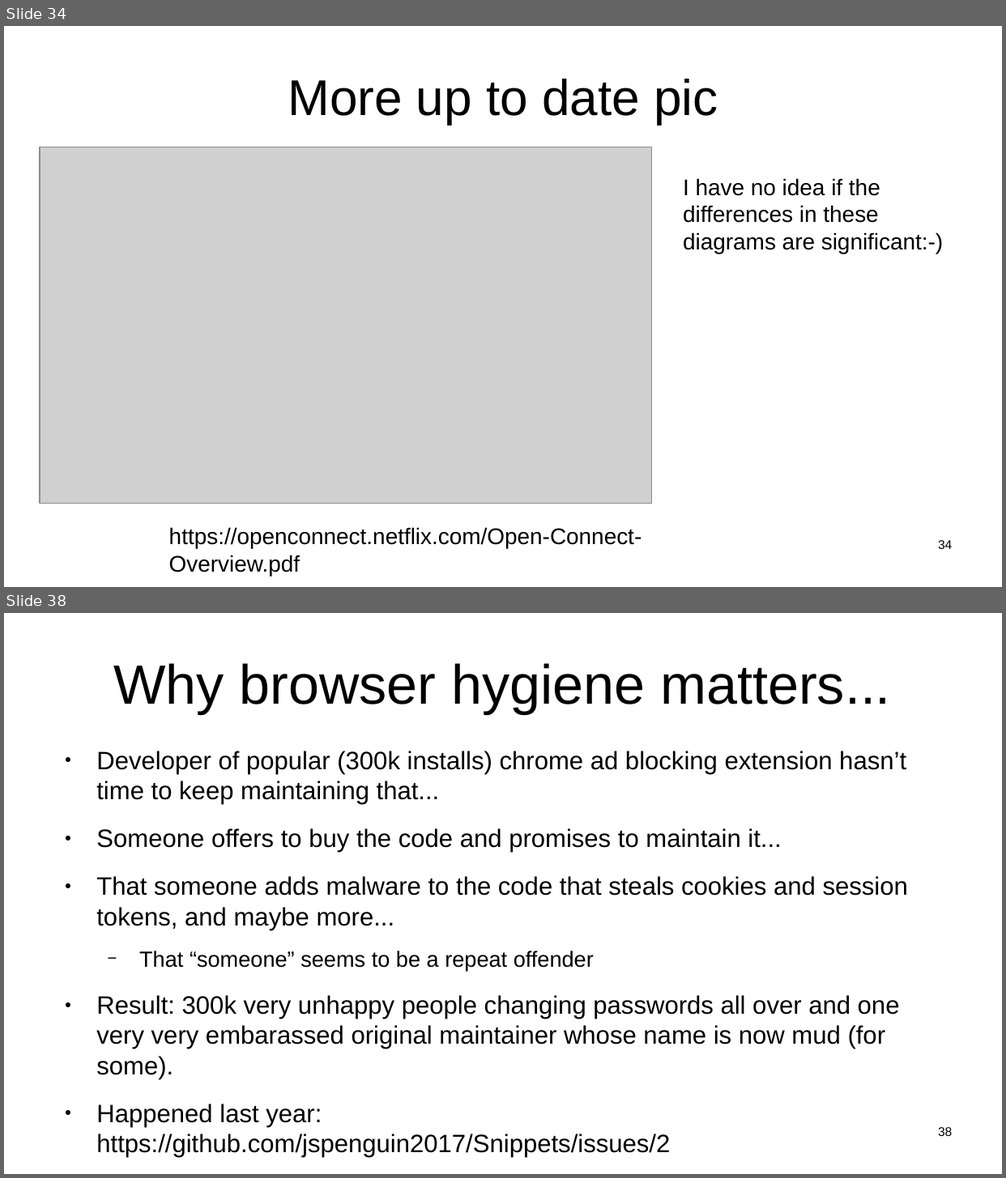
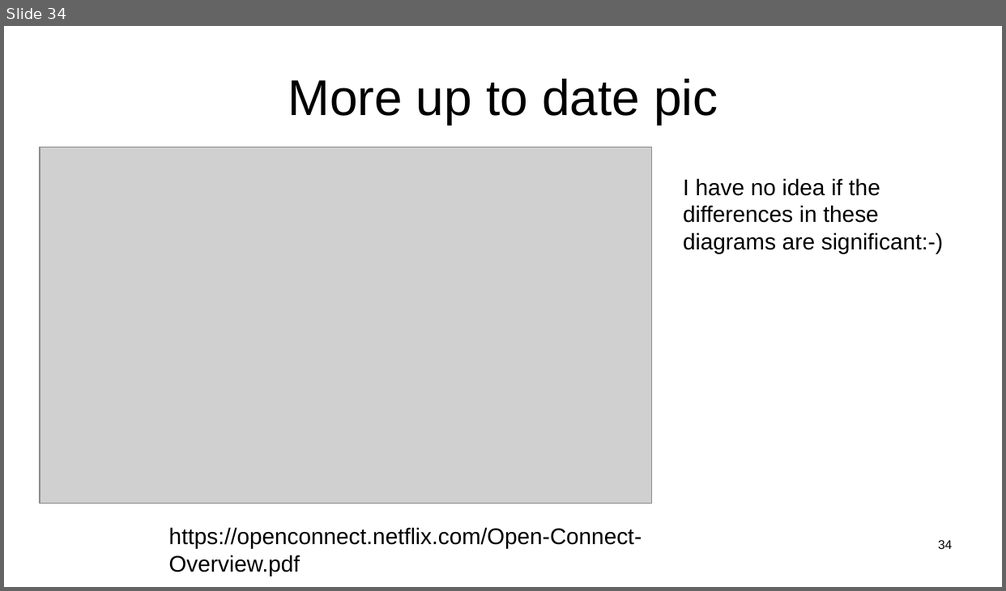
Before and after one commit to sftcd/witidtm, a slide deck: lectures/2021-2022/200-web.odp. Shown one above the other, each under a label of ours: slides 34 and 38 before the commit, slide 34 after it; the slides between them are not shown. The pictures are 1006x1178 and 1006x591 pixels, drawn with LibreOffice and Linux fonts; fonts in the diff are those of the drawing; grey boxes stand for pictures. Boxes give left, top, right and bottom in pixels: in the first picture for what was removed or moved away, otherwise in the second. Text is boxed around its words. In the diff, an @@ line names an element or a change of style, - is before the commit and + after.

```diff
--- a/lectures/2021-2022/200-web.odp
+++ b/lectures/2021-2022/200-web.odp
@@ slide 38 removed at (4,613,1002,1174), background #FFFFFF @@
@@ title removed at (113,663,891,714) @@
-Why browser hygiene matters...
@@ text removed at (96,751,908,1158) @@
-● Developer of popular (300k installs) chrome ad blocking extension hasn’t time to keep maintaining that...
-● Someone offers to buy the code and promises to maintain it...
-● That someone adds malware to the code that steals cookies and session tokens, and maybe more...
-  − That “someone” seems to be a repeat offender
-● Result: 300k very unhappy people changing passwords all over and one very very embarassed original maintainer whose name is now mud (for some).
-● Happened last year:
-  https://github.com/jspenguin2017/Snippets/issues/2
@@ page number removed at (938,1127,952,1136) @@
-38
```
Also in this commit, not shown: 5 other slides removed, 7 other files.
